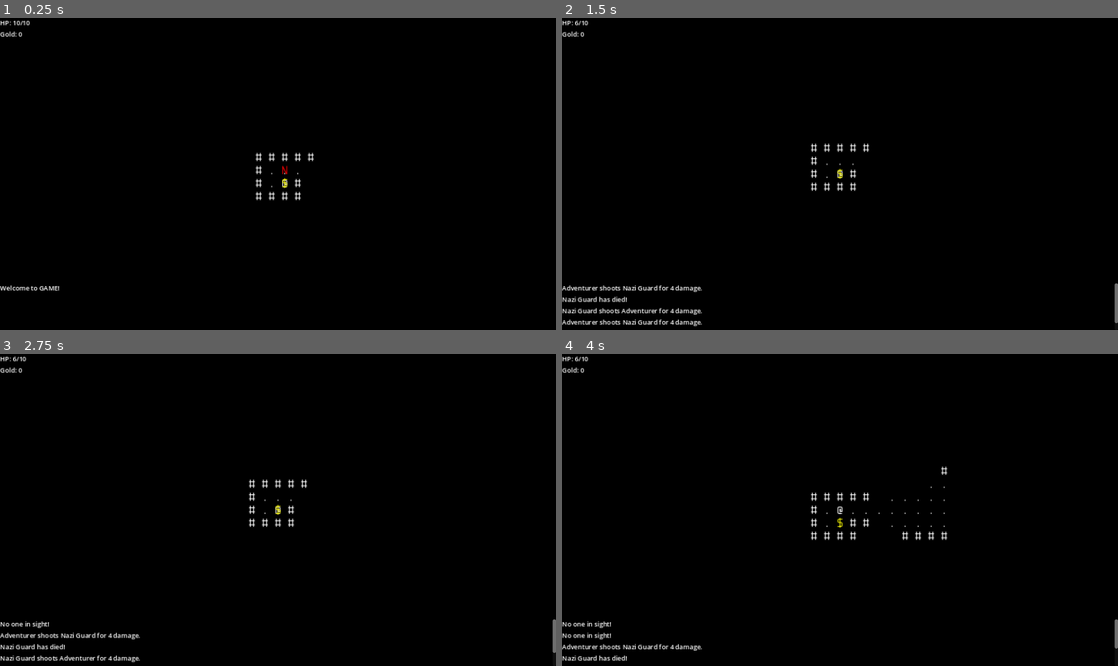
Above: before the commit, frames 1-4 (two rows, left to right).
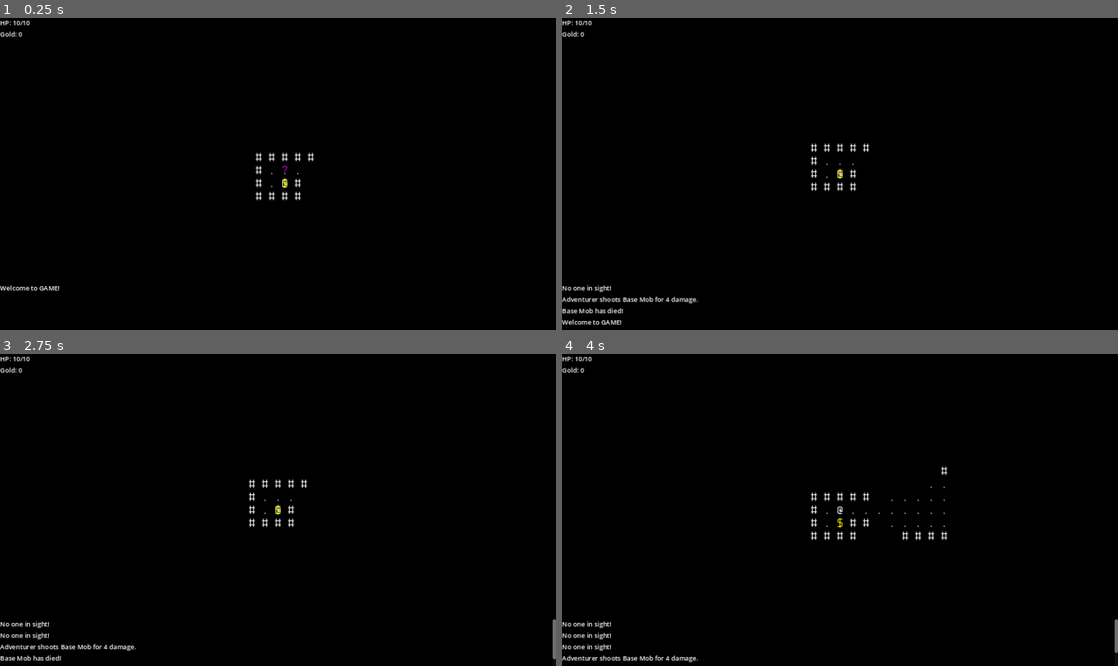
Above: after the commit, the same moments.

Repository: ElPresidentePoole/godot-rl
Game: Godot game, scene res://scenes/dungeon.tscn
Two runs of this game, one before a commit and one after it. Both use one fixed random seed, a clock stepped at 60 frames per second and the inputs below.
Inputs:
- Up to frame 1 (0.25 s): no input
- Up to frame 2 (1.5 s): hold D (move_east) 0.53-1.28 s; hold F (fire_at_nearest_mob) 0.53-1.28 s; tap Enter at 1.25 s; hold S (move_south) from 1.28 s (still down); tap F (fire_at_nearest_mob) at 1.35 s
- Up to frame 3 (2.75 s): tap Space at 2 s; release S (move_south) at 2.03 s; hold D (move_east) from 2.03 s (still down); hold F (fire_at_nearest_mob) from 2.03 s (still down)
- Up to frame 4 (4 s): tap Enter at 2.75 s; release D (move_east) at 2.78 s; release F (fire_at_nearest_mob) at 2.78 s; hold W (move_north) 2.78-3.53 s; tap F (fire_at_nearest_mob) at 2.85 s; tap Space at 3.5 s; hold A (move_west) from 3.53 s (still down); hold F (fire_at_nearest_mob) from 3.53 s (still down)

The runs differ from the first frame. In frame 1, less than 0.1% of the frame differs, in the area x 50-52%, y 47-51%; in frame 2, 1.2%, in the area x 0-100%, y 0-99%; in frame 3, 0.9%; in frame 4, 0.6%.

Commit message:
moving from 20000 scenes to a json file, committing before laptop dies

Diff:
--- /dev/null
+++ b/mobs.json
@@ -0,0 +1,15 @@
+{
+	"guard": {
+		"mob_name": "Nazi Guard",
+		"symbol": "N",
+		"color": "#e90000",
+		"attack": {
+			"range": 4,
+			"damage": 4,
+			"verb": "shoots"
+		},
+		"mortality": {
+			"max_hp": 6
+		}
+	}
+}
--- a/scenes/Globals.gd
+++ b/scenes/Globals.gd
@@ -1,6 +1,8 @@
 extends Node
 
 # XXX: maybe this *does* belong in Player.gd?  No one else needs it.
+
+var beastiary: Dictionary = {}
 
 enum MovementDirection {
 	NORTH,
@@ -9,3 +11,11 @@
 	WEST,
 	NONE
 	}
+
+func load_mobs():
+	var file: FileAccess = FileAccess.open("res://mobs.json", FileAccess.READ)
+	beastiary = JSON.parse_string(file.get_as_text())
+	print(beastiary)
+
+func _ready():
+	load_mobs()
--- a/scenes/dungeon.gd
+++ b/scenes/dungeon.gd
@@ -1,7 +1,7 @@
 extends Node2D
 
 const S_Player: PackedScene = preload("res://scenes/player.tscn")
-const S_Mob: PackedScene = preload("res://scenes/mob_guard.tscn")
+const S_Mob: PackedScene = preload("res://scenes/mob.tscn")
 const S_Cell: PackedScene = preload("res://scenes/cell.tscn")
 const S_Gold: PackedScene = preload("res://scenes/gold.tscn")
 const S_Gem: PackedScene = preload("res://scenes/gem.tscn")
--- a/scenes/mob_guard.tscn
+++ /dev/null
@@ -1,19 +0,0 @@
-[gd_scene load_steps=2 format=3 uid="uid://dasgjngb20ajo"]
-
-[ext_resource type="PackedScene" uid="uid://bbhvbrxv8f6kj" path="res://scenes/mob.tscn" id="1_pwabv"]
-
-[node name="guard" instance=ExtResource("1_pwabv")]
-mob_name = "Nazi Guard"
-vision_range = 5
-
-[node name="Weapon" parent="." index="0"]
-attack_range = 4
-attack_damage = 4
-attack_verb = "shoots"
-
-[node name="Mortality" parent="." index="1"]
-max_hp = 6
-
-[node name="Label" parent="." index="2"]
-modulate = Color(0.913725, 0, 0, 1)
-text = "N"
--- a/scenes/mob_wizard.tscn
+++ /dev/null
@@ -1,18 +0,0 @@
-[gd_scene load_steps=2 format=3 uid="uid://bcyg1t5acf2ax"]
-
-[ext_resource type="PackedScene" uid="uid://bbhvbrxv8f6kj" path="res://scenes/mob.tscn" id="1_haw02"]
-
-[node name="wizard" instance=ExtResource("1_haw02")]
-mob_name = "Wizard"
-
-[node name="Weapon" parent="." index="0"]
-attack_range = 8
-attack_damage = 6
-attack_verb = "firebolts"
-
-[node name="Mortality" parent="." index="1"]
-max_hp = 3
-
-[node name="Label" parent="." index="2"]
-modulate = Color(0, 0.521569, 1, 1)
-text = "W"
